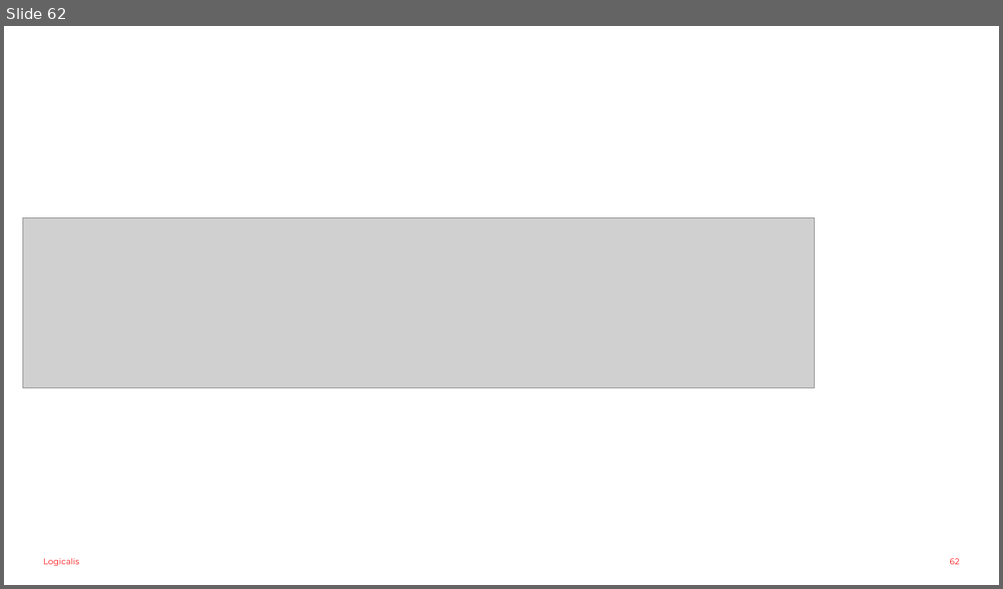
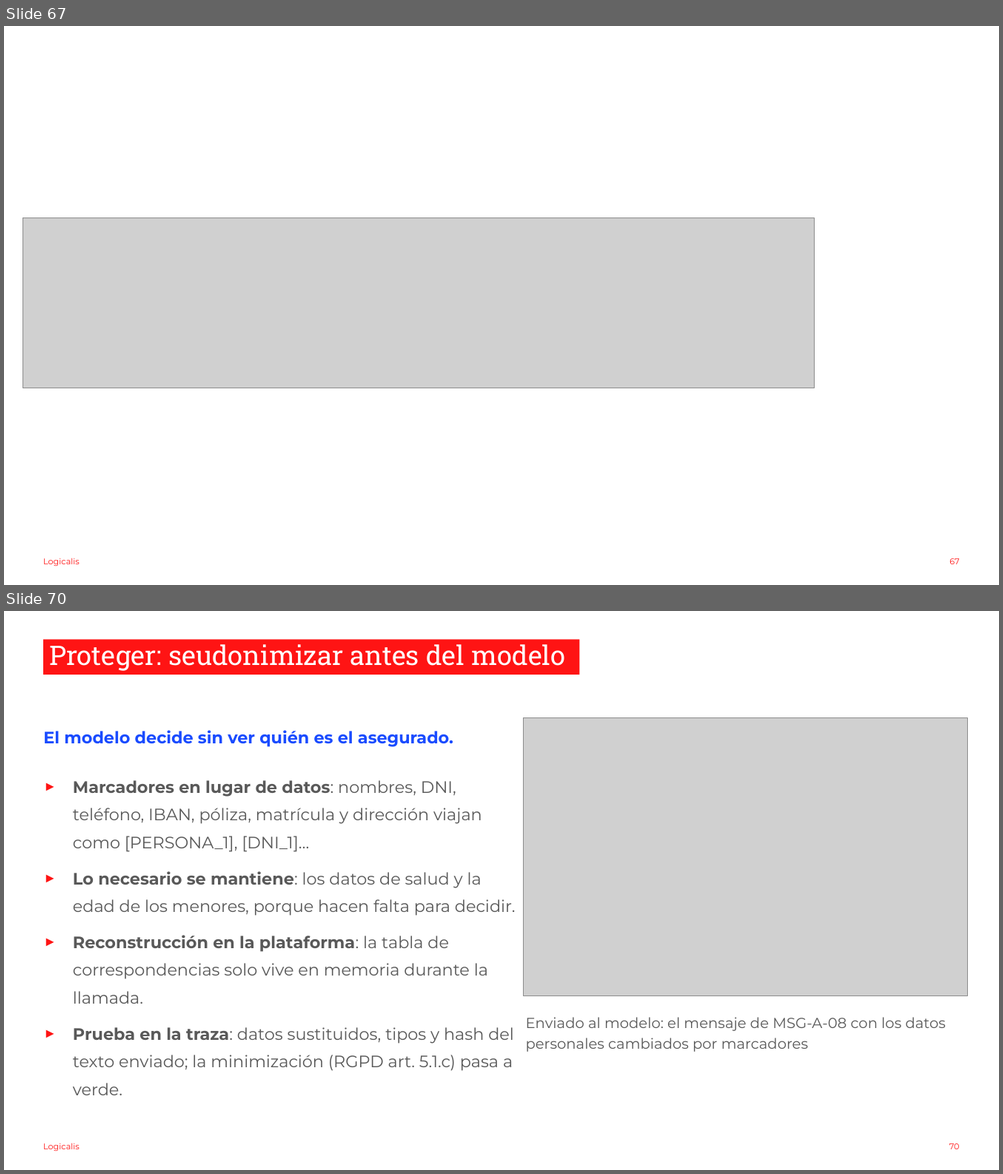
Before and after one commit to nachoenjuto/fnol-triage-v2, a slide deck: _docs/slides-observabilidad.pptx. Shown one above the other, each under a label of ours: slide 62 before the commit, slides 67 and 70 after it; the slides between them are not shown. The pictures are 1003x589 and 1003x1174 pixels, drawn with LibreOffice and Linux fonts; fonts in the diff are those of the drawing; grey boxes stand for pictures; background and template pictures are left out. Boxes give left, top, right and bottom in pixels: in the first picture for what was removed or moved away, otherwise in the second. Text is boxed around its words. In the diff, an @@ line names an element or a change of style, - is before the commit and + after.

```diff
--- a/_docs/slides-observabilidad.pptx
+++ b/_docs/slides-observabilidad.pptx
@@ slide 70 added at (x1=4, y1=611, x2=999, y2=1170), background #FFFFFF; not listed: 1 template element that a slide beside it also shows @@
@@ title added at (x1=43, y1=639, x2=579, y2=675), fill #FF1414, 26 pt, text #FFFFFF @@
+Proteger: seudonimizar antes del modelo
@@ picture added at (x1=523, y1=718, x2=967, y2=996) @@
@@ text added at (x1=43, y1=730, x2=453, y2=747), 16 pt, text #194BFF, bold @@
+El modelo decide sin ver quién es el asegurado.
@@ text added at (x1=73, y1=780, x2=515, y2=1096), 16 pt, text #595959 @@
+► Marcadores en lugar de datos: nombres, DNI, teléfono, IBAN, póliza, matrícula y dirección viajan como [PERSONA_1], [DNI_1]…
+► Lo necesario se mantiene: los datos de salud y la edad de los menores, porque hacen falta para decidir.
+► Reconstrucción en la plataforma: la tabla de correspondencias solo vive en memoria durante la llamada.
+► Prueba en la traza: datos sustituidos, tipos y hash del texto enviado; la minimización (RGPD art. 5.1.c) pasa a verde.
@@ text added at (x1=526, y1=1017, x2=945, y2=1052), 14 pt, text #595959 @@
+Enviado al modelo: el mensaje de MSG-A-08 con los datos personales cambiados por marcadores
@@ page number added at (x1=949, y1=1144, x2=959, y2=1150), 8 pt, text #FF1414 @@
+70
@@ what was slide 62 is now slide 67 @@
@@ page number at (x1=949, y1=559, x2=959, y2=565): text changed @@
-62
+67
```
Also in this commit, not shown: 5 slides changed, 6 other slides added, 51 other files.
